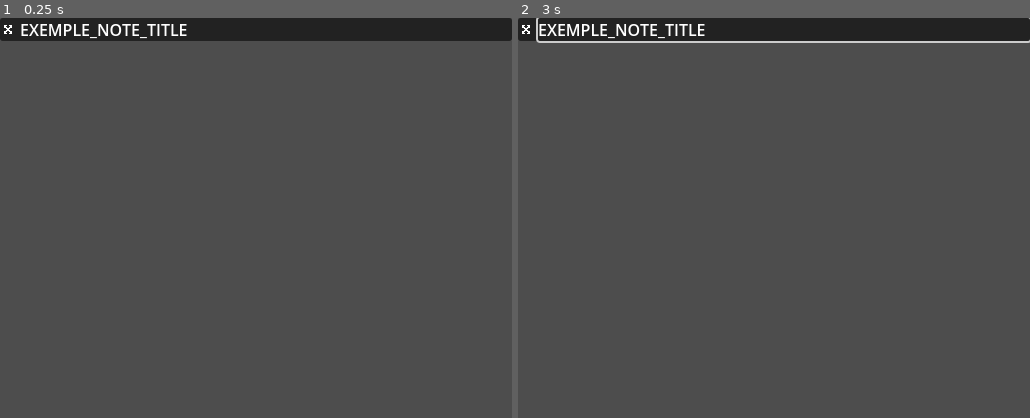
Above: before the commit, frames 1-2 (left to right).
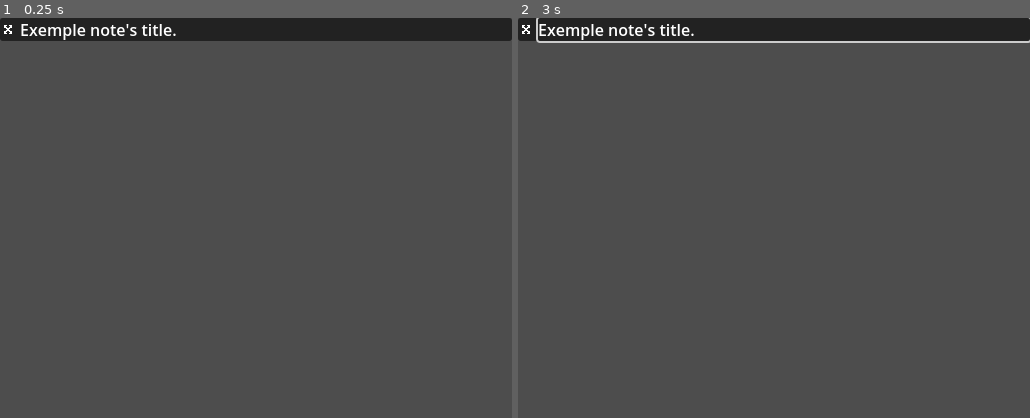
Above: after the commit, the same moments.

Repository: xorblo-doitus/Bloc-notes-plus-plus
Game: Godot game, scene res://src/app/main.tscn
Two runs of this game, one before a commit and one after it. Both use one fixed random seed, a clock stepped at 60 frames per second and the inputs below.
Inputs (mouse positions are in pixels of both pictures, inside the frame that each line leads up to):
- Up to frame 1 (0.25 s): no input
- Up to frame 2 (3 s): click (528, 30) at 0.5 s; click (528, 30) at 1.25 s; click (528, 30) at 2 s; tap Enter at 2.75 s; drag from (784, 30) to (825, 130) at 2.77 s

The runs differ from the first frame. In frame 1, 0.6% of the frame differs, in the area x 5-37%, y 1-6%; in frame 2, 0.6%.

Commit message:
Import translations

Diff:
--- a/project.godot
+++ b/project.godot
@@ -49,6 +49,10 @@
 ]
 }
 
+[internationalization]
+
+locale/translations=PackedStringArray("res://src/assets/translations/translations.en.translation", "res://src/assets/translations/translations.fr.translation")
+
 [rendering]
 
 renderer/rendering_method="gl_compatibility"
